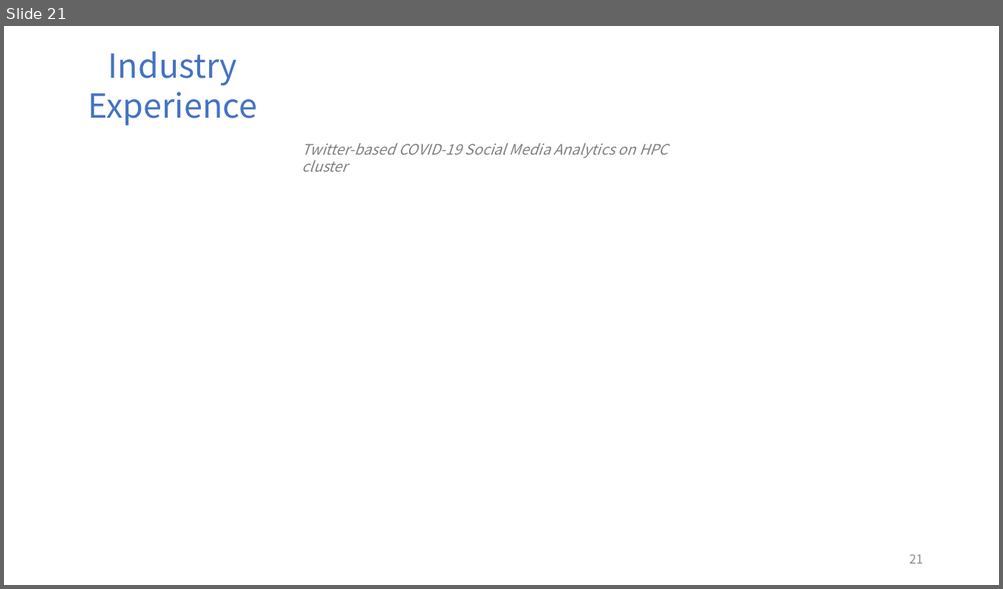
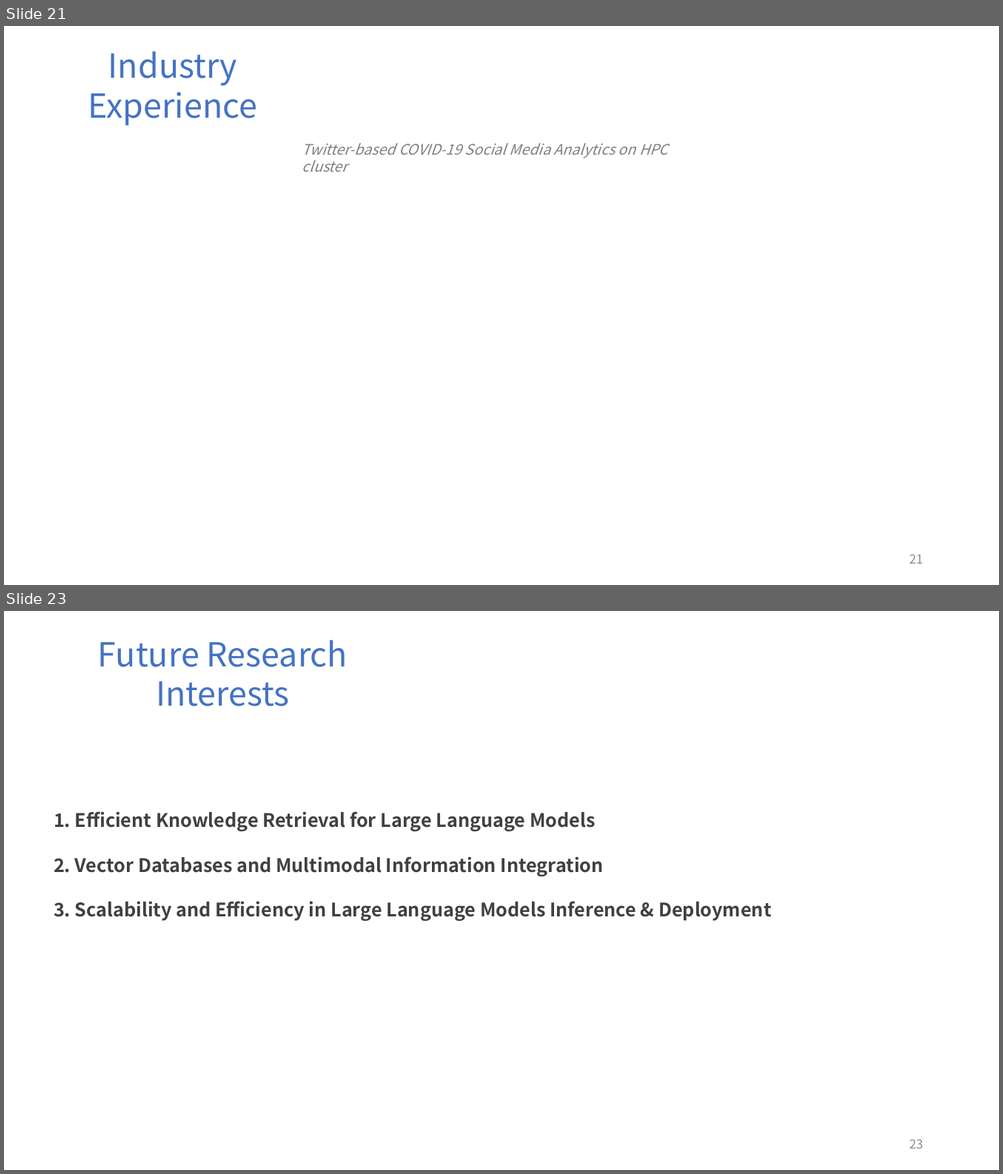
Before and after one commit to FriderickYu/Z3_Ex, a slide deck: Presentation.pptx. Shown one above the other, each under a label of ours: slide 21 before the commit, slides 21 and 23 after it; the slides between them are not shown. The pictures are 1003x589 and 1003x1174 pixels, drawn with LibreOffice and Linux fonts; fonts in the diff are those of the drawing. Boxes give left, top, right and bottom in pixels: in the first picture for what was removed or moved away, otherwise in the second. Text is boxed around its words. In the diff, an @@ line names an element or a change of style, - is before the commit and + after.

```diff
--- a/Presentation.pptx
+++ b/Presentation.pptx
@@ slide 23 added at [4, 611, 999, 1170], background #FFFFFF @@
@@ text added at [98, 640, 347, 706], 32 pt, text #4472C4 @@
+Future Research Interests
@@ text added at [54, 812, 771, 921], 18 pt, text pattern #808080 on #404040, bold @@
+1. Efficient Knowledge Retrieval for Large Language Models
+2. Vector Databases and Multimodal Information Integration
+3. Scalability and Efficiency in Large Language Models Inference & Deployment
@@ page number added at [909, 1139, 923, 1149], 12 pt, text #8C8C8C @@
+23
```
Also in this commit, not shown: 7 slides changed, 1 slide removed, 5 other files.
